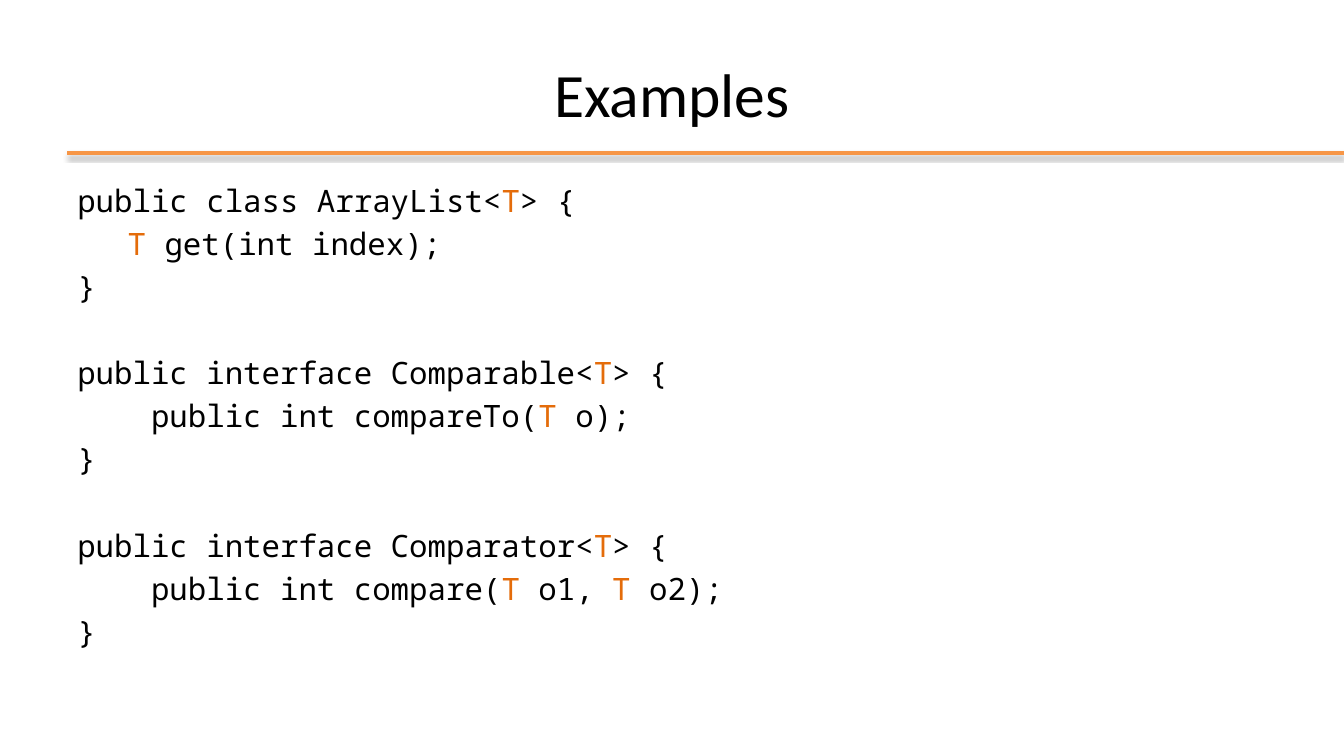
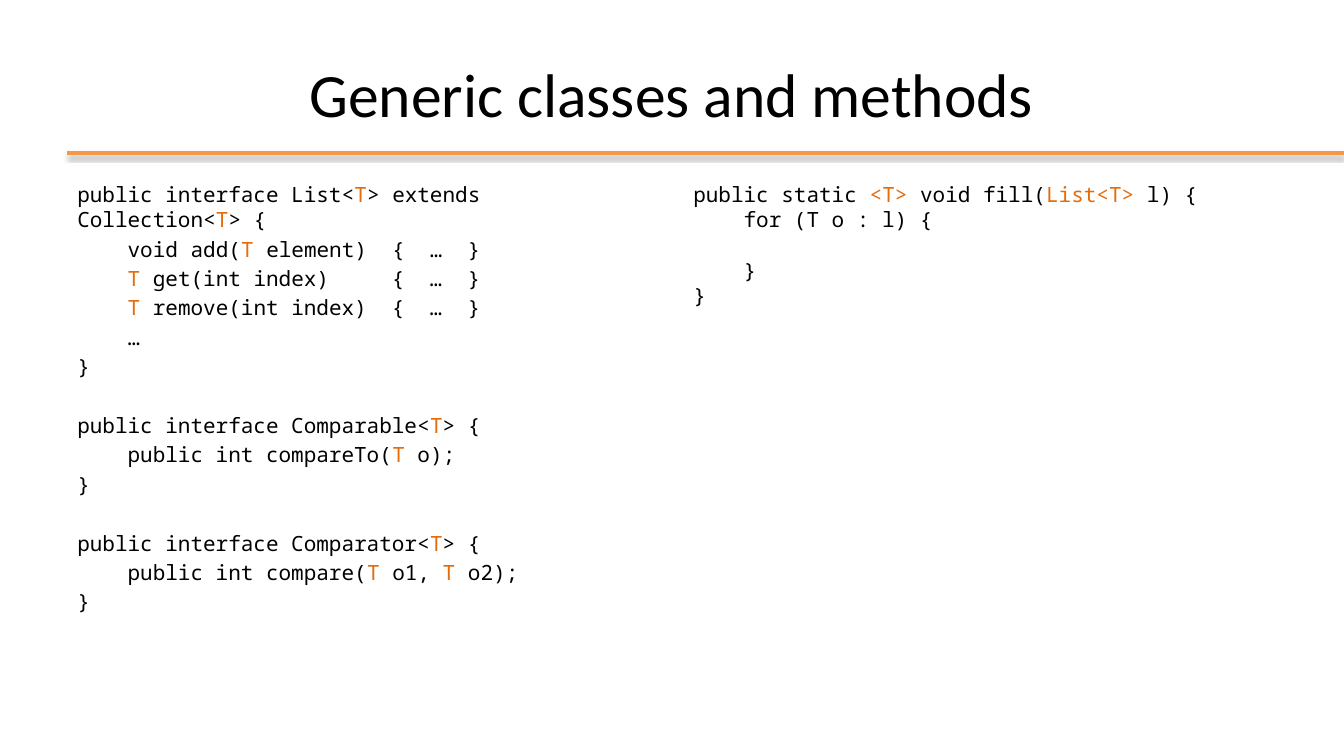
Before and after one commit to plctechnician/ooprogramming, a slide deck: slide 4 of java/slides/ppt/05 - Java Generic Data Structures.pptx (slide 6 before the commit). Drawn at 1344x756 pixels with LibreOffice and Linux fonts; fonts in the diff are those of the drawing; background and template pictures are left out. Boxes give left, top, right and bottom in pixels: in the first picture for what was removed or moved away, otherwise in the second. Text is boxed around its words. In the diff, an @@ line names an element or a change of style, - is before the commit and + after.

```diff
--- a/java/slides/ppt/05 - Java Generic Data Structures.pptx
+++ b/java/slides/ppt/05 - Java Generic Data Structures.pptx
@@ title at [310,74,1033,118]: text changed @@
-Examples
+Generic classes and methods
@@ text at [77,186,480,319]: text changed; size 22 to 15 pt @@
-public class ArrayList<T> {
-T get(int index);
+public interface List<T> extends Collection<T> {
+void add(T element) { … }
+T get(int index) { … }
+T remove(int index) { … }
+…
@@ text added at [693,186,1172,231], 15 pt, text #000000 @@
+public static <T> void fill(List<T> l) {
+for (T o : l) {
+}
+}
@@ text at [77,417,518,585]: size 22 to 15 pt in "}", "public interface Comparable<T> {", "public int compareTo(T o);", "}" and 3 more places; less space between paragraphs @@
```
Also in this commit, not shown: 13 other slides changed, 2 slides added, 10 slides removed.
